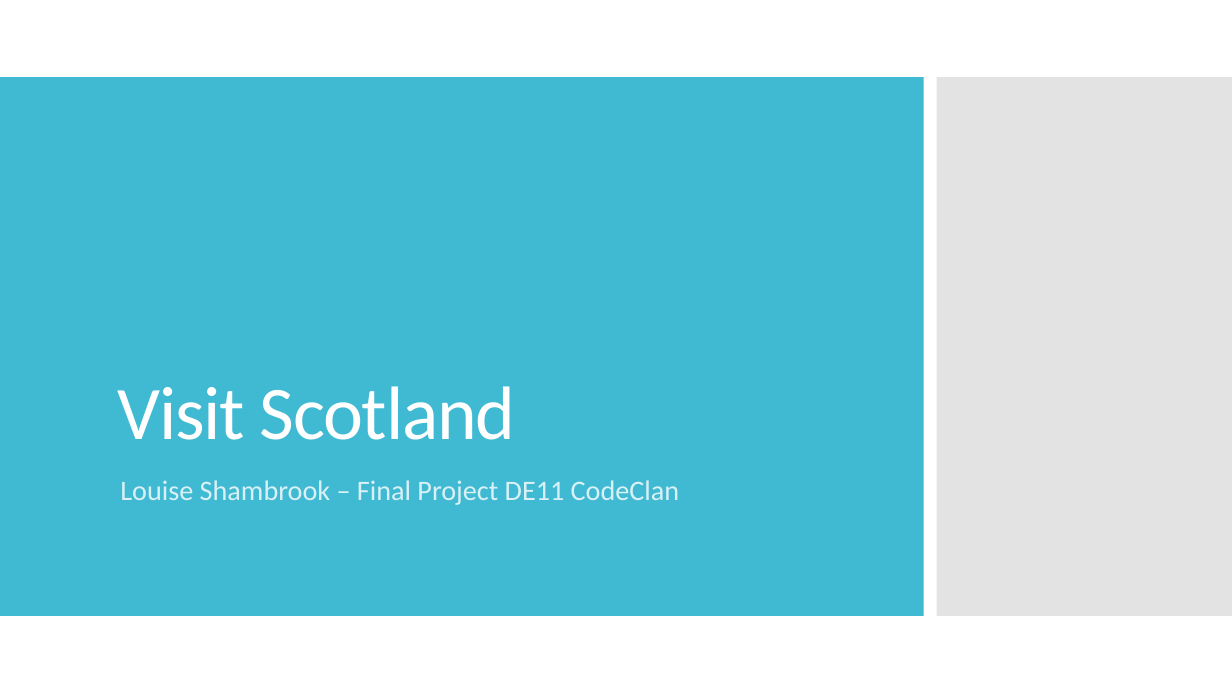
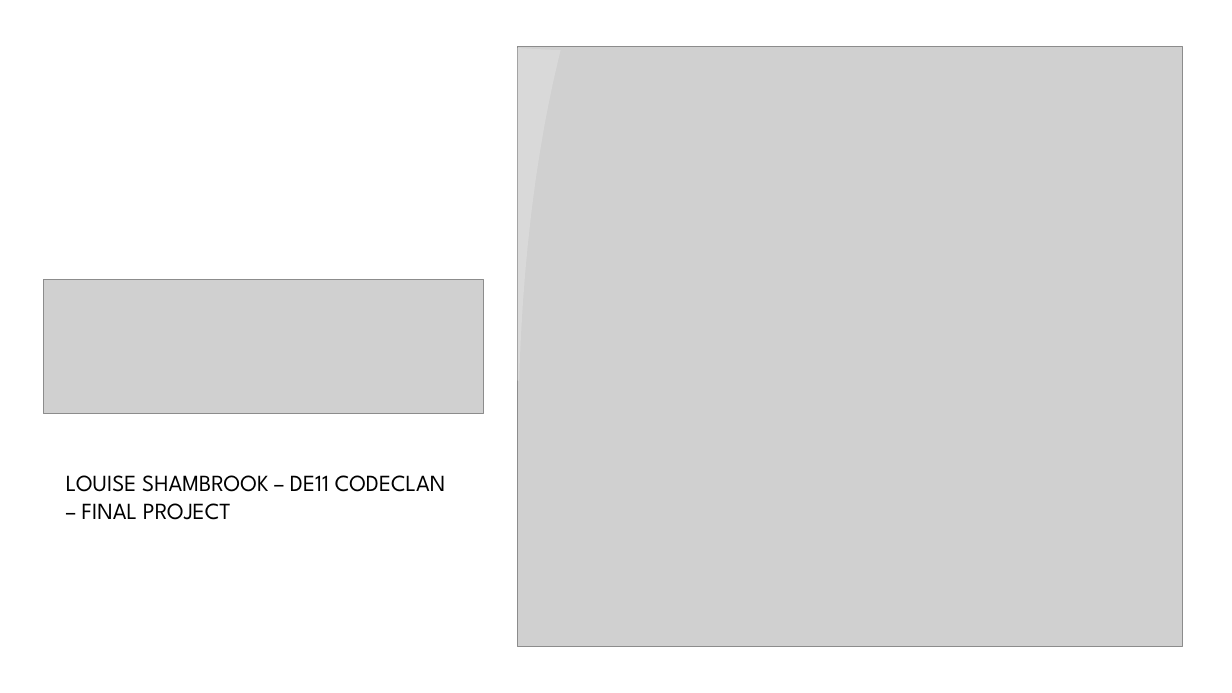
Before and after one commit to louiseshambrook/visit_scotland_final_project, a slide deck: slide 1 of presentation/visit_scotland_presentation.pptx. Drawn at 1232x693 pixels with LibreOffice and Linux fonts; fonts in the diff are those of the drawing; grey boxes stand for pictures; background and template pictures are left out. Boxes give left, top, right and bottom in pixels: in the first picture for what was removed or moved away, otherwise in the second. Text is boxed around its words. In the diff, an @@ line names an element or a change of style, - is before the commit and + after.

Commit message:
presentation slides updated
presentation slides updated

```diff
--- a/presentation/visit_scotland_presentation.pptx
+++ b/presentation/visit_scotland_presentation.pptx
@@ rectangle added at (0, 0, 1232, 693), fill #FFFFFF @@
@@ rectangle added at (1055, 0, 1124, 116), fill #B31166 @@
@@ rectangle added at (43, 41, 495, 653), fill #FFFFFF @@
@@ freeform shape added at (490, 46, 561, 382), fill #FFFFFF at 20% opacity @@
@@ picture added at (518, 46, 1183, 646) @@
@@ rectangle removed at (0, 77, 924, 616) @@
@@ rectangle removed at (937, 77, 1232, 616) @@
@@ picture added at (43, 279, 483, 414) @@
@@ title removed at (117, 386, 516, 440) @@
-Visit Scotland
@@ subtitle at (66, 475, 446, 520): text changed; size 22 to 18 pt; font Calibri to League Spartan; text colour #D9F1F6 to #000000 @@
-Louise Shambrook – Final Project DE11 CodeClan
+LOUISE SHAMBROOK – DE11 CODECLAN – FINAL PROJECT
```
Also in this commit, not shown: 9 other slides changed, 7 slides added, 7 slides removed, 1 other file.
